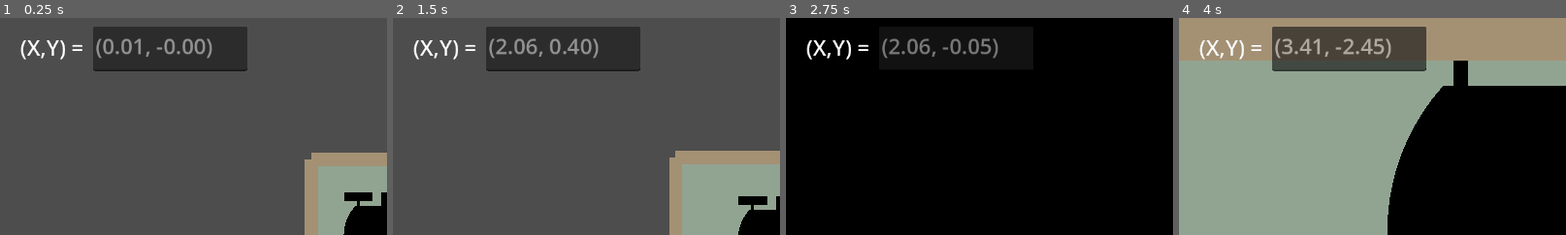
Above: before the commit, frames 1-4 (left to right).
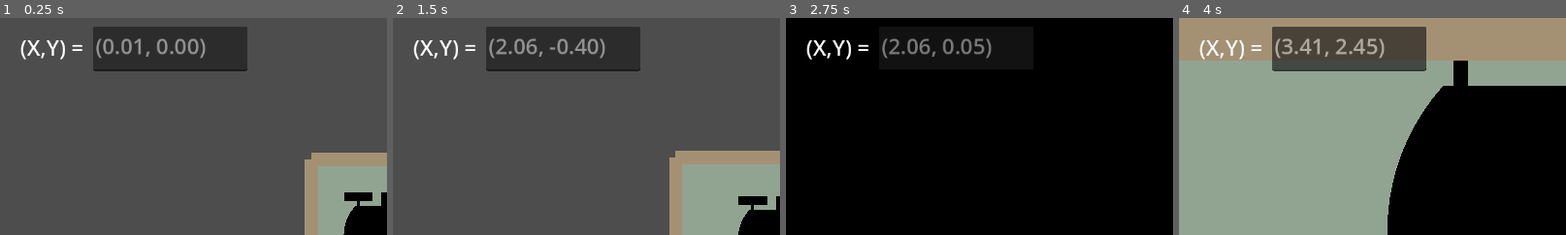
Above: after the commit, the same moments.

Repository: nameisalfio/q-learning-maze-robot
Game: Godot game, scene res://Maze.tscn
Same seed, same stepped clock (60 frames per second), same inputs: the game is played once before the commit and once after it.
Inputs:
- Up to frame 1 (0.25 s): no input
- Up to frame 2 (1.5 s): tap Enter at 0.5 s; hold Up (move_up) 0.53-1.28 s; hold Right (move_dx) 0.53-1.28 s; hold Down (move_down) from 1.28 s (still down); tap Left (move_sx) at 1.35 s
- Up to frame 3 (2.75 s): release Down (move_down) at 2.03 s; hold Up (move_up) from 2.03 s (still down); hold ] (zoom_in) from 2.03 s (still down)
- Up to frame 4 (4 s): release ] (zoom_in) at 2.78 s; tap / (zoom_out) at 2.85 s; release Up (move_up) at 3.53 s; hold Down (move_down) from 3.53 s (still down); hold Right (move_dx) from 3.53 s (still down)
The pictures show only the part of the screen within x 0-50%, y 0-50%; the shares and areas given below are measured in that part.

The runs differ from the first frame. In frame 1, 0.6% of the frame differs, in the area x 40-55%, y 9-19%; in frame 2, 0.6%; in frame 3, 0.6%; in frame 4, 0.6%.

Commit message:
Nuova versione più stabile di RoboticAgent.py
Problema della sincronizzazione con Godot da affrontare. Interfaccia già pronta per essere integrata con modulo RL.

Diff:
--- a/GodotProject/project.godot
+++ b/GodotProject/project.godot
@@ -13,6 +13,7 @@
 config/name="Project"
 run/main_scene="uid://bd37h5tsqm275"
 config/features=PackedStringArray("4.4", "Forward Plus")
+run/max_fps=120
 config/icon="res://icon.svg"
 
 [autoload]
--- a/GodotProject/scripts/robot.gd
+++ b/GodotProject/scripts/robot.gd
@@ -9,6 +9,7 @@
 
 func _ready():
 	theRobot.add_to_group("robot")
+	DDS.publish('proceed', DDS.DDS_TYPE_INT, 0)
 	DDS.publish("GoalReached", DDS.DDS_TYPE_INT, 0)
 	DDS.subscribe("X")
 	DDS.subscribe("Y")
@@ -42,9 +43,10 @@
 	#	theRobot.rotation.y = theta
 	#	collided = false
 
-	_edit_xy_text(x, y)
+	#_edit_xy_text(x, y)
 
 func _process(_delta):
+	DDS.publish('proceed', DDS.DDS_TYPE_INT, 0)
 	DDS.publish("tick", DDS.DDS_TYPE_FLOAT, _delta)
 
 	var x = DDS.read("X")
@@ -66,7 +68,8 @@
 	elif Input.is_action_pressed("move_down"):
 		theRobot.global_position.z += 0.05
 
-	_edit_xy_text(theRobot.global_position.x,theRobot.global_position.z)
+	_edit_xy_text(theRobot.global_position.x,-theRobot.global_position.z)
+	DDS.publish('proceed', DDS.DDS_TYPE_INT, 1)
 
 func _edit_xy_text(x, y):
 	xy_text_edit.text = "(%.2f, %.2f)" % [x,y]
Not shown, changed: RoboticAgent.py
Not shown, changed: project.ipynb
